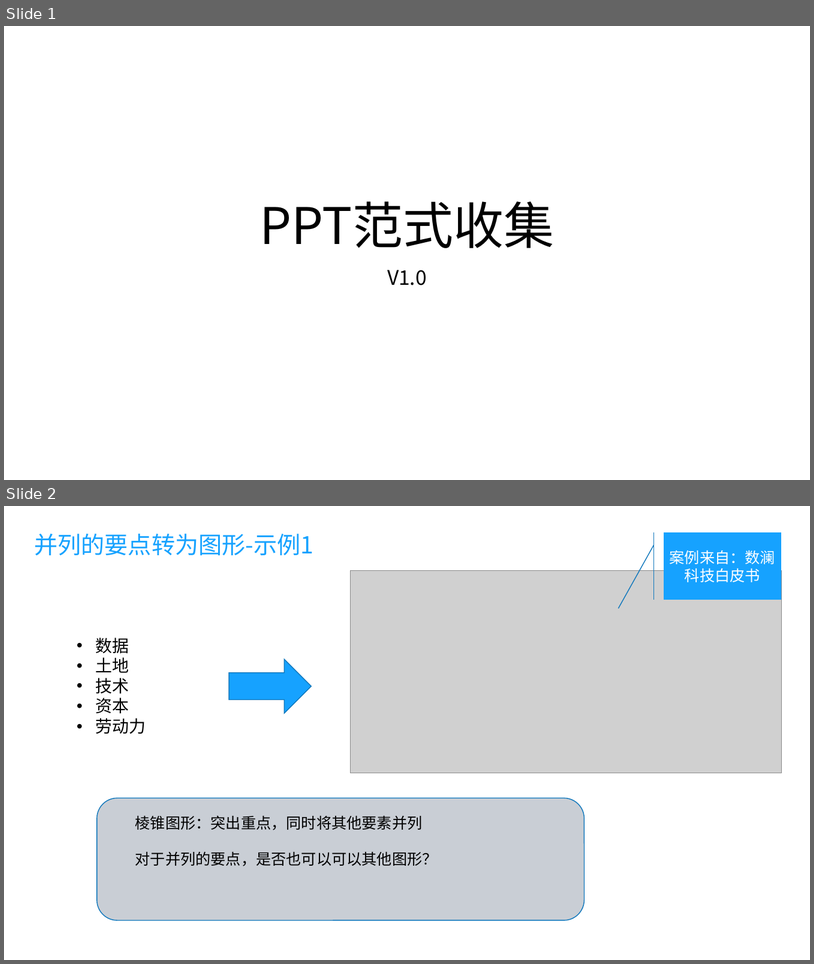
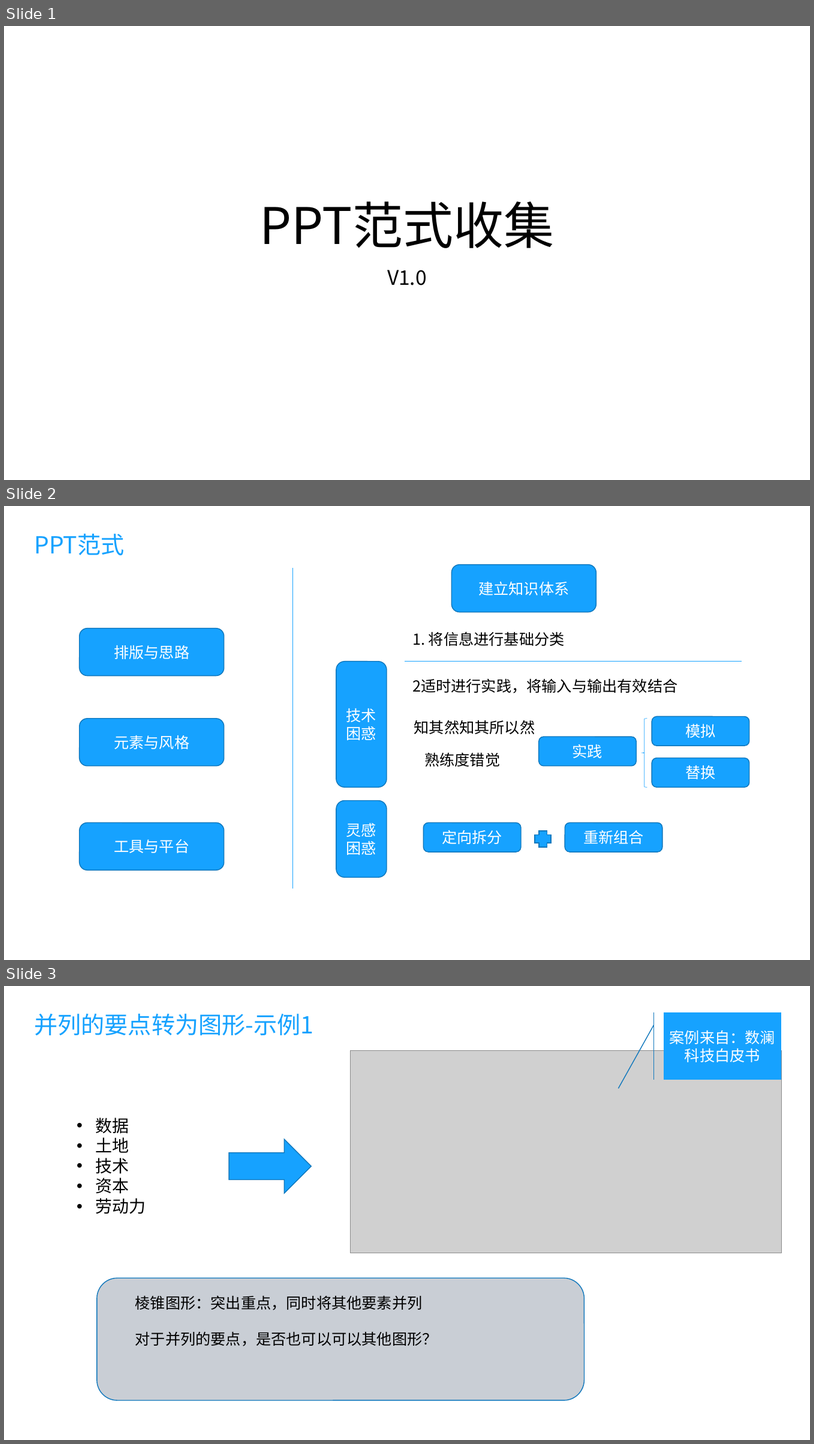
Before and after one commit to fancyChuan/reading-mindmap, a slide deck: PPT/PPT范式收集.pptx. Shown one above the other, each under a label of ours: slides 1 and 2 before the commit, slides 1, 2 and 3 after it. The pictures are 814x964 and 814x1444 pixels, drawn with LibreOffice and Linux fonts; fonts in the diff are those of the drawing; grey boxes stand for pictures. Boxes give left, top, right and bottom in pixels: in the first picture for what was removed or moved away, otherwise in the second. Text is boxed around its words. In the diff, an @@ line names an element or a change of style, - is before the commit and + after.

```diff
--- a/PPT/PPT范式收集.pptx
+++ b/PPT/PPT范式收集.pptx
@@ slide 2 added at [4, 506, 810, 960], background #FFFFFF @@
@@ text added at [34, 534, 124, 555], 28 pt, text #16A2FF @@
+PPT范式
@@ line added from (293, 568) to (293, 888), #16A2FF 0.5 pt @@
@@ rounded rectangle added at [452, 565, 596, 612], fill #16A2FF, outline #1078BD 1 pt, 18 pt, text #FFFFFF @@
+建立知识体系
@@ rounded rectangle added at [80, 628, 224, 675], fill #16A2FF, outline #1078BD 1 pt, 18 pt, text #FFFFFF @@
+排版与思路
@@ text added at [413, 631, 565, 646], 18 pt, text #000000 @@
+1. 将信息进行基础分类
@@ rounded rectangle added at [336, 661, 387, 787], fill #16A2FF, outline #1078BD 1 pt, 18 pt, text #FFFFFF @@
+技术困惑
@@ line added from (405, 661) to (743, 661), #16A2FF 0.5 pt @@
@@ text added at [413, 678, 678, 693], 18 pt, text #000000 @@
+2适时进行实践，将输入与输出有效结合
@@ rounded rectangle added at [80, 718, 224, 766], fill #16A2FF, outline #1078BD 1 pt, 18 pt, text #FFFFFF @@
+元素与风格
@@ text added at [414, 720, 536, 734], 18 pt, text #000000 @@
+知其然知其所以然
@@ left brace added at [642, 718, 648, 787], outline #16A2FF 0.5 pt @@
@@ rounded rectangle added at [653, 717, 750, 745], fill #16A2FF, outline #1078BD 1 pt, 18 pt, text #FFFFFF @@
+模拟
@@ rounded rectangle added at [539, 736, 637, 766], fill #16A2FF, outline #1078BD 1 pt, 18 pt, text #FFFFFF @@
+实践
@@ text added at [425, 752, 500, 766], 18 pt, text #000000 @@
+熟练度错觉
@@ rounded rectangle added at [653, 757, 750, 787], fill #16A2FF, outline #1078BD 1 pt, 18 pt, text #FFFFFF @@
+替换
@@ rounded rectangle added at [336, 801, 387, 877], fill #16A2FF, outline #1078BD 1 pt, 18 pt, text #FFFFFF @@
+灵感困惑
@@ rounded rectangle added at [80, 822, 224, 870], fill #16A2FF, outline #1078BD 1 pt, 18 pt, text #FFFFFF @@
+工具与平台
@@ rounded rectangle added at [424, 822, 521, 852], fill #16A2FF, outline #1078BD 1 pt, 18 pt, text #FFFFFF @@
+定向拆分
@@ rounded rectangle added at [566, 822, 663, 852], fill #16A2FF, outline #1078BD 1 pt, 18 pt, text #FFFFFF @@
+重新组合
@@ plus added at [535, 831, 551, 847], fill #16A2FF, outline #1078BD 1 pt @@
@@ what was slide 2 is now slide 3 @@
```
